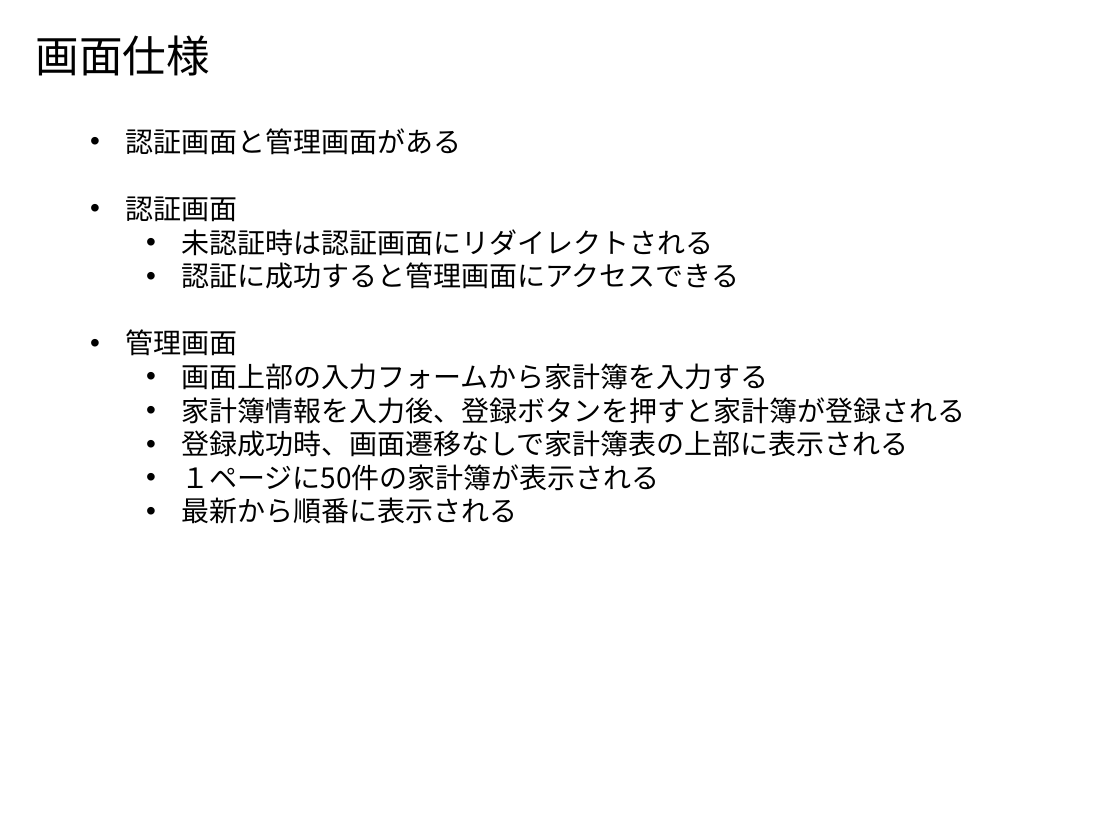
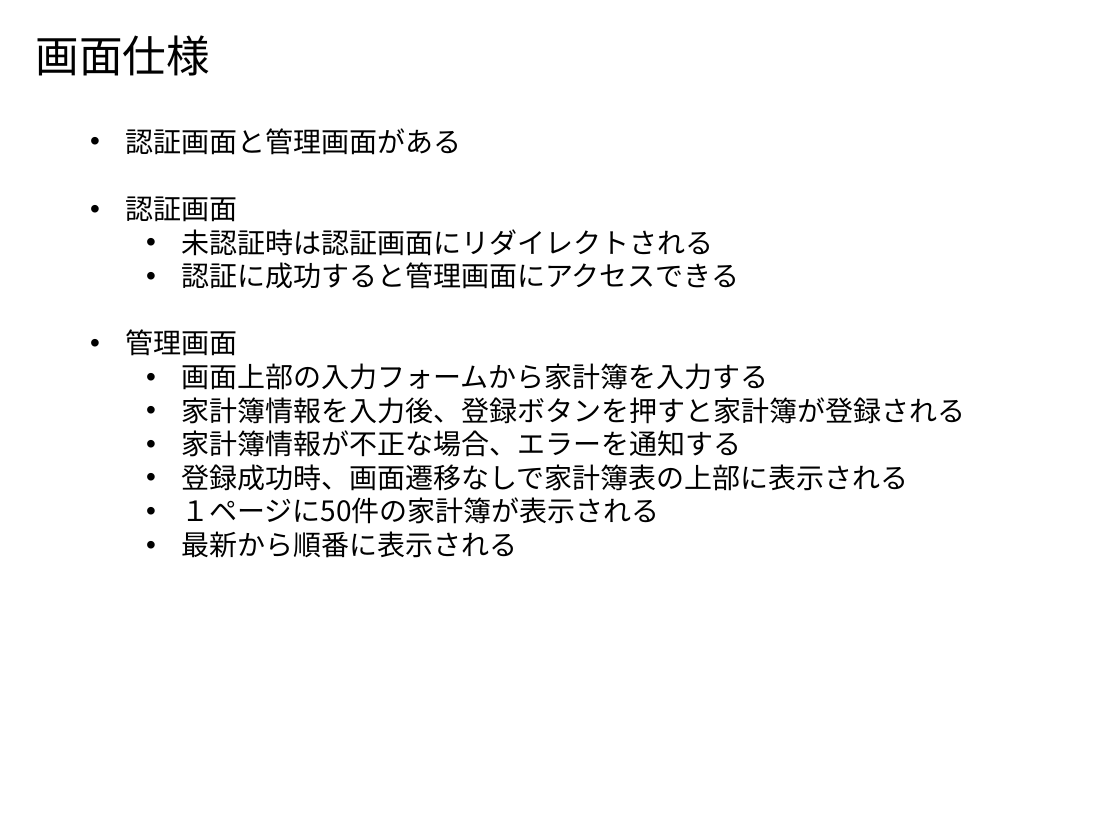
Before and after one commit to Leonis0813/chort, a slide deck: slide 2 of bin/algieba.pptx. Drawn at 1120x840 pixels with LibreOffice and Linux fonts; fonts in the diff are those of the drawing. Boxes give left, top, right and bottom in pixels: in the first picture for what was removed or moved away, otherwise in the second. Text is boxed around its words. In the diff, an @@ line names an element or a change of style, - is before the commit and + after.

```diff
--- a/bin/algieba.pptx
+++ b/bin/algieba.pptx
@@ text at (181,430,741,457): paragraph added @@
+  • 家計簿情報が不正な場合、エラーを通知する
```
Also in this commit, not shown: 2 other slides changed, 1 slide added, 2 other files.
